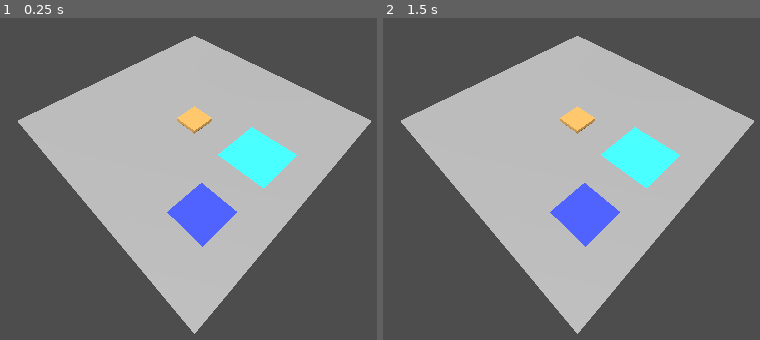
Above: before the commit, frames 1-2 (left to right).
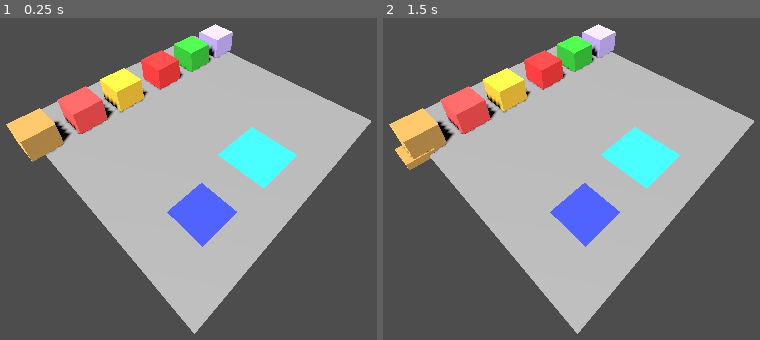
Above: after the commit, the same moments.

Repository: arthur-mdn/Godot-Burger-Maker
Game: Godot game, scene res://Scenes/main.tscn
The game is run twice, just before and just after one commit, with the same random seed, the same clock (stepped at 60 frames per second) and the same inputs.
Inputs (mouse positions are in pixels of both pictures, inside the frame that each line leads up to):
- Up to frame 1 (0.25 s): no input
- Up to frame 2 (1.5 s): tap Enter at 0.5 s; move the mouse to (752, 108) at 0.52 s; click (752, 108) at 0.67 s; tap Space at 1.25 s; move the mouse to (416, 153) at 1.27 s; click (416, 153) at 1.42 s

The runs differ from the first frame. In frame 1, 6.7% of the frame differs, in the area x 1-62%, y 1-45%; in frame 2, 7.0%, in the area x 1-62%, y 1-48%.

Commit message:
Add dispenser logic

Diff:
--- /dev/null
+++ b/Scenes/Dispenser.tscn
@@ -0,0 +1,26 @@
+[gd_scene format=3]
+
+[ext_resource type="Script" path="res://Scripts/dispenser.gd" id="1_dspnr"]
+
+[sub_resource type="BoxMesh" id="BoxMesh_dspnr"]
+size = Vector3(1.2, 1.0, 1.2)
+
+[sub_resource type="StandardMaterial3D" id="Material_dspnr"]
+albedo_color = Color(0.5, 0.5, 0.5, 1)
+
+[sub_resource type="BoxShape3D" id="BoxShape3D_area"]
+size = Vector3(1.2, 1.0, 1.2)
+
+[node name="Dispenser" type="Node3D"]
+script = ExtResource("1_dspnr")
+
+[node name="MeshInstance3D" type="MeshInstance3D" parent="."]
+transform = Transform3D(1, 0, 0, 0, 1, 0, 0, 0, 1, 0, 0.5, 0)
+mesh = SubResource("BoxMesh_dspnr")
+surface_material_override/0 = SubResource("Material_dspnr")
+
+[node name="Area3D" type="Area3D" parent="."]
+transform = Transform3D(1, 0, 0, 0, 1, 0, 0, 0, 1, 0, 0.5, 0)
+
+[node name="CollisionShape3D" type="CollisionShape3D" parent="Area3D"]
+shape = SubResource("BoxShape3D_area")
--- a/Scenes/main.tscn
+++ b/Scenes/main.tscn
@@ -1,9 +1,9 @@
 [gd_scene format=3 uid="uid://dvfkbxfrdhsvh"]
 
 [ext_resource type="Script" uid="uid://bsxthgff40cmm" path="res://Scripts/main.gd" id="1_bo1nx"]
-[ext_resource type="PackedScene" uid="uid://bhir52ci487ll" path="res://Scenes/Item.tscn" id="2_8gbba"]
 [ext_resource type="PackedScene" uid="uid://jfq2wtbu027h" path="res://Scenes/Slot.tscn" id="3_8gbba"]
 [ext_resource type="PackedScene" uid="uid://bwgai41orblj" path="res://Scenes/CookingStation.tscn" id="4_jjvhh"]
+[ext_resource type="PackedScene" path="res://Scenes/Dispenser.tscn" id="5_kry3j"]
 
 [sub_resource type="PlaneMesh" id="PlaneMesh_7u77a"]
 size = Vector2(10, 10)
@@ -27,27 +27,31 @@
 
 [node name="UI" type="CanvasLayer" parent="." unique_id=1082096194]
 
-[node name="Bun" parent="." unique_id=366931120 instance=ExtResource("2_8gbba")]
-
-[node name="Bun2" parent="." unique_id=536319745 instance=ExtResource("2_8gbba")]
-
-[node name="Steak" parent="." unique_id=1157937057 instance=ExtResource("2_8gbba")]
-type = 1
-
-[node name="Cheese" parent="." unique_id=779436585 instance=ExtResource("2_8gbba")]
-type = 2
-
-[node name="Tomato" parent="." unique_id=781106659 instance=ExtResource("2_8gbba")]
-type = 3
-
-[node name="Salad" parent="." unique_id=1331339323 instance=ExtResource("2_8gbba")]
-type = 4
-
-[node name="Onion" parent="." unique_id=1377860936 instance=ExtResource("2_8gbba")]
-type = 5
-
 [node name="Slot" parent="." unique_id=1704538850 instance=ExtResource("3_8gbba")]
 transform = Transform3D(1, 0, 0, 0, 1, 0, 0, 0, 1, 3, 0, 2.675147)
 
 [node name="CookingStation" parent="." unique_id=342943021 instance=ExtResource("4_jjvhh")]
 transform = Transform3D(1, 0, 0, 0, 1, 0, 0, 0, 1, 2.8338108, 0, -0.32542658)
+
+[node name="Dispenser-bun" parent="." unique_id=329454914 instance=ExtResource("5_kry3j")]
+transform = Transform3D(1, 0, 0, 0, 1, 0, 0, 0, 1, -3.1184683, 0, 4.8600845)
+
+[node name="Dispenser-steak" parent="." unique_id=703650110 instance=ExtResource("5_kry3j")]
+transform = Transform3D(1, 0, 0, 0, 1, 0, 0, 0, 1, -3.1184683, 0, 2.992006)
+item_type = 1
+
+[node name="Dispenser-cheese" parent="." unique_id=2049787066 instance=ExtResource("5_kry3j")]
+transform = Transform3D(1, 0, 0, 0, 1, 0, 0, 0, 1, -3.1184683, 0, 1.151921)
+item_type = 2
+
+[node name="Dispenser-tomato" parent="." unique_id=937416247 instance=ExtResource("5_kry3j")]
+transform = Transform3D(1, 0, 0, 0, 1, 0, 0, 0, 1, -3.1184683, 0, -0.9574368)
+item_type = 3
+
+[node name="Dispenser-salad" parent="." unique_id=768069161 instance=ExtResource("5_kry3j")]
+transform = Transform3D(1, 0, 0, 0, 1, 0, 0, 0, 1, -3.1184683, 0, -2.9215617)
+item_type = 4
+
+[node name="Dispenser-onion" parent="." unique_id=639436428 instance=ExtResource("5_kry3j")]
+transform = Transform3D(1, 0, 0, 0, 1, 0, 0, 0, 1, -3.1184683, 0, -4.6752715)
+item_type = 5
--- a/Scripts/cooking_station.gd
+++ b/Scripts/cooking_station.gd
@@ -2,21 +2,21 @@
 
 var current_item = null
 
-func place_item(item):
+func place_item(item) -> bool:
 	if current_item != null:
-		return
+		return false
 
 	if item.type != item.ItemType.STEAK:
 		print("PAS UN STEAK")
-		return
+		return false
 
 	current_item = item
 	item.current_slot = self
 	item.global_position = global_position + Vector3(0, 0.5, 0)
+	start_cooking(item)
+	return true
 
-	start_cooking(item)
 func start_cooking(item):
-
 	if item.cook_state == item.CookState.BURNT:
 		return
 
@@ -24,7 +24,6 @@
 	var id = item.cooking_id
 
 	if item.cook_state == item.CookState.COOKED:
-
 		item.cook_state = item.CookState.COOKING
 		item.visual_cook_state = item.CookState.COOKED
 		item.rebuild_visual()
@@ -32,54 +31,46 @@
 
 		await get_tree().create_timer(3).timeout
 
-		if id != item.cooking_id:
-			return
-		if item.current_slot != self:
+		if id != item.cooking_id or item.current_slot != self:
 			return
 
 		item.cook_state = item.CookState.BURNT
 		item.visual_cook_state = item.CookState.BURNT
 		item.rebuild_visual()
 		print("BRULÉ")
-
 		return
 
-
 	item.cook_state = item.CookState.COOKING
-	item.visual_cook_state = item.CookState.RAW
+	item.visual_cook_state = item.CookState.COOKING
 	item.rebuild_visual()
 	print("COOKING...")
 
 	await get_tree().create_timer(5).timeout
 
-	if id != item.cooking_id:
-		return
-	if item.current_slot != self:
+	if id != item.cooking_id or item.current_slot != self:
 		return
 
 	item.cook_state = item.CookState.COOKED
 	item.visual_cook_state = item.CookState.COOKED
 	item.rebuild_visual()
-	print("CUIT")
+	print("CUIT ✅")
 
 	await get_tree().create_timer(3).timeout
 
-	if id != item.cooking_id:
-		return
-	if item.current_slot != self:
+	if id != item.cooking_id or item.current_slot != self:
 		return
 
 	item.cook_state = item.CookState.BURNT
 	item.visual_cook_state = item.CookState.BURNT
 	item.rebuild_visual()
-	print("BRULÉ")
+	print("BRULÉ 🔥")
 
 func remove_item():
 	if current_item:
 		current_item.cooking_id += 1
-
 		if current_item.cook_state == current_item.CookState.COOKING:
 			current_item.cook_state = current_item.CookState.RAW
+			current_item.visual_cook_state = current_item.CookState.RAW
 			current_item.rebuild_visual()
 
 	var item = current_item
--- /dev/null
+++ b/Scripts/dispenser.gd
@@ -0,0 +1,44 @@
+extends Node3D
+
+## Type d'item dispensé (valeur de l'enum ItemType dans item.gd)
+## 0=BUN, 1=STEAK, 2=CHEESE, 3=TOMATO, 4=SALAD, 5=ONION
+@export var item_type: int = 0
+
+const ItemScene = preload("res://Scenes/Item.tscn")
+
+@onready var area = $Area3D
+@onready var mesh_instance = $MeshInstance3D
+
+signal item_spawned(item)
+
+func _ready():
+	add_to_group("dispenser")
+	area.input_event.connect(_on_input_event)
+	_update_visual()
+
+func _on_input_event(_camera, event, _position, _normal, _shape_idx):
+	if event is InputEventMouseButton \
+	and event.pressed \
+	and event.button_index == MOUSE_BUTTON_LEFT:
+		_dispense()
+
+func _dispense():
+	var item = ItemScene.instantiate()
+	item.type = item_type
+	# Ajout dans le parent de la scène principale
+	get_parent().add_child(item)
+	item.global_position = global_position + Vector3(0, 1.2, 0)
+	emit_signal("item_spawned", item)
+
+func _update_visual():
+	if not is_instance_valid(mesh_instance):
+		return
+	var mat = StandardMaterial3D.new()
+	match item_type:
+		0: mat.albedo_color = Color(0.8, 0.6, 0.3)  # BUN
+		1: mat.albedo_color = Color(1.0, 0.3, 0.3)  # STEAK
+		2: mat.albedo_color = Color(1.0, 0.8, 0.2)  # CHEESE
+		3: mat.albedo_color = Color(1.0, 0.2, 0.2)  # TOMATO
+		4: mat.albedo_color = Color(0.2, 0.8, 0.2)  # SALAD
+		5: mat.albedo_color = Color(0.8, 0.7, 1.0)  # ONION
+	mesh_instance.material_override = mat
--- a/Scripts/item.gd
+++ b/Scripts/item.gd
@@ -25,27 +25,33 @@
 		visual_cook_state = CookState.RAW
 	rebuild_visual()
 
-func _on_input_event(camera, event, position, normal, shape_idx):
+func _on_input_event(_camera, event, _position, _normal, _shape_idx):
 	if event is InputEventMouseButton \
 	and event.pressed \
 	and event.button_index == MOUSE_BUTTON_LEFT:
-		print("ITEM CLICKED")
 		emit_signal("clicked", self)
 
-func can_merge(other):
+func can_merge(other) -> bool:
+	# Un burger complet ne peut plus recevoir d'ingrédient
+	if is_complete():
+		return false
+
 	var last = stack.back()
 
 	match last:
-
 		ItemType.BUN:
-			return other.type == ItemType.STEAK and other.cook_state == CookState.COOKED
+			# BUN du bas (seul) → accepte uniquement un steak cuit
+			if stack.size() == 1:
+				return other.type == ItemType.STEAK and other.cook_state == CookState.COOKED
+			# BUN de fermeture → rien à ajouter
+			return false
 
 		ItemType.STEAK:
-			# après steak → tout sauf steak
+			# Après le steak : toppings ou BUN de fermeture, pas de second steak
 			return other.type != ItemType.STEAK
 
 		ItemType.CHEESE, ItemType.TOMATO, ItemType.SALAD, ItemType.ONION:
-			# après topping → topping ou bun final
+			# Après un topping : autre topping ou BUN de fermeture, pas de steak
 			return other.type != ItemType.STEAK
 
 	return false
@@ -53,17 +59,13 @@
 func merge(other):
 	for t in other.stack:
 		stack.append(t)
-
 	other.queue_free()
-
 	rebuild_visual()
-
 	print("STACK :", stack)
 	if is_complete():
-		print("BURGER COMPLET")
+		print("✅ BURGER COMPLET !")
 
 func rebuild_visual():
-	# clear
 	for child in stack_root.get_children():
 		child.queue_free()
 
@@ -81,25 +83,17 @@
 			ItemType.STEAK:
 				mesh.mesh = BoxMesh.new()
 				mesh.scale = Vector3(0.9, 0.2, 0.9)
-				var steak_state = visual_cook_state
-
-				match steak_state:
-					CookState.RAW:
-						mesh.material_override = _mat(Color(1.0, 0.3, 0.3))
-
-					CookState.COOKING:
-						mesh.material_override = _mat(Color(1.0, 0.3, 0.3))
-
-					CookState.COOKED:
-						mesh.material_override = _mat(Color(0.4, 0.2, 0.1))
-
-					CookState.BURNT:
-						mesh.material_override = _mat(Color(0.1, 0.1, 0.1))
+				match visual_cook_state:
+					CookState.RAW:     mesh.material_override = _mat(Color(1.0, 0.3, 0.3))
+					CookState.COOKING: mesh.material_override = _mat(Color(0.9, 0.25, 0.05)) # orange
+					CookState.COOKED:  mesh.material_override = _mat(Color(0.4, 0.2, 0.1))
+					CookState.BURNT:   mesh.material_override = _mat(Color(0.1, 0.1, 0.1))
 
 			ItemType.CHEESE:
 				mesh.mesh = BoxMesh.new()
 				mesh.scale = Vector3(0.9, 0.1, 0.9)
 				mesh.material_override = _mat(Color(1.0, 0.8, 0.2))
+
 			ItemType.TOMATO:
 				mesh.mesh = BoxMesh.new()
 				mesh.scale = Vector3(0.9, 0.1, 0.9)
@@ -117,23 +111,18 @@
 
 		mesh.position.y = height
 		height += mesh.scale.y
-
 		stack_root.add_child(mesh)
 
-func _mat(color):
+func _mat(color: Color) -> StandardMaterial3D:
 	var mat = StandardMaterial3D.new()
 	mat.albedo_color = color
 	return mat
 
-func is_complete():
+func is_complete() -> bool:
 	if stack.size() < 3:
 		return false
-
-	# doit commencer et finir par bun
 	if stack.front() != ItemType.BUN:
 		return false
 	if stack.back() != ItemType.BUN:
 		return false
-
-	# doit contenir au moins 1 steak
 	return ItemType.STEAK in stack
--- a/Scripts/main.gd
+++ b/Scripts/main.gd
@@ -5,53 +5,68 @@
 @onready var camera = $Camera3D
 
 func _ready():
+	# Connexion des items déjà présents dans la scène
 	var items = get_tree().get_nodes_in_group("item")
-
 	for item in items:
 		item.clicked.connect(_on_item_clicked)
+
+	# Connexion des dispensers
+	var dispensers = get_tree().get_nodes_in_group("dispenser")
+	for d in dispensers:
+		d.item_spawned.connect(_on_item_spawned)
 
 func _input(event):
 	if event is InputEventMouseButton and not event.pressed:
 		if held_item != null:
 			try_drop()
 
-func _process(delta):
+func _process(_delta):
 	if held_item != null:
 		var mouse_pos = get_viewport().get_mouse_position()
-
 		var from = camera.project_ray_origin(mouse_pos)
 		var to = from + camera.project_ray_normal(mouse_pos) * 1000
-
-		var plane = Plane(Vector3.UP, 0) # sol à Y = 0
+		var plane = Plane(Vector3.UP, 0)
 		var hit = plane.intersects_ray(from, to)
-
 		if hit:
 			held_item.global_position = hit
 
 func _on_item_clicked(clicked_item):
-	# libère le slot proprement
+	# Mains déjà pleines → on ignore
+	if held_item != null:
+		return
 	if clicked_item.current_slot != null:
 		clicked_item.current_slot.remove_item()
-
 	held_item = clicked_item
 	print("PICK :", clicked_item.name)
 
+func _on_item_spawned(item):
+	# Connecte le signal de click du nouvel item
+	item.clicked.connect(_on_item_clicked)
+	# Si les mains sont libres, on prend l'item
+	if held_item == null:
+		held_item = item
+	else:
+		# Mains pleines : annule le spawn
+		item.queue_free()
+
 func try_drop():
 	var mouse_pos = get_viewport().get_mouse_position()
-
 	var from = camera.project_ray_origin(mouse_pos)
 	var to = from + camera.project_ray_normal(mouse_pos) * 1000
 
 	var space_state = get_world_3d().direct_space_state
 	var query = PhysicsRayQueryParameters3D.create(from, to)
-
 	var result = space_state.intersect_ray(query)
 
 	if result:
 		var collider = result.collider
-
 		if collider.get_parent().has_method("place_item"):
 			var target = collider.get_parent()
-			target.place_item(held_item)
+			var placed = target.place_item(held_item)
+			if placed:
+				held_item = null
+			# Sinon → merge invalide ou slot plein, on garde l'item en main
+			return
 
+	# Relâché dans le vide → on lâche l'item sur le sol
 	held_item = null
--- a/Scripts/slot.gd
+++ b/Scripts/slot.gd
@@ -2,24 +2,26 @@
 
 var current_item = null
 
-func can_place():
+func can_place() -> bool:
 	return current_item == null
 
-func place_item(item):
+func place_item(item) -> bool:
 	if current_item == null:
 		current_item = item
 		item.current_slot = self
 		item.global_position = global_position + Vector3(0, 0.5, 0)
+		return true
 	else:
 		if current_item.can_merge(item):
 			current_item.merge(item)
+			return true
 		else:
-			print("INVALID MERGE")
+			print("MERGE INVALIDE")
+			return false
 
 func remove_item():
 	if current_item:
 		current_item.current_slot = null
-
 	var item = current_item
 	current_item = null
 	return item
Not shown, added: Scripts/dispenser.gd.uid
